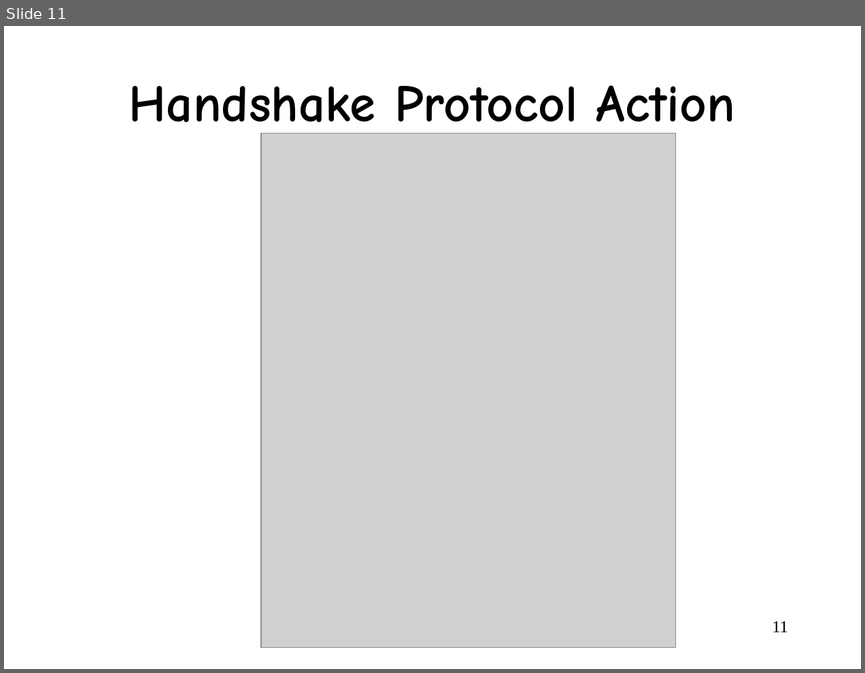
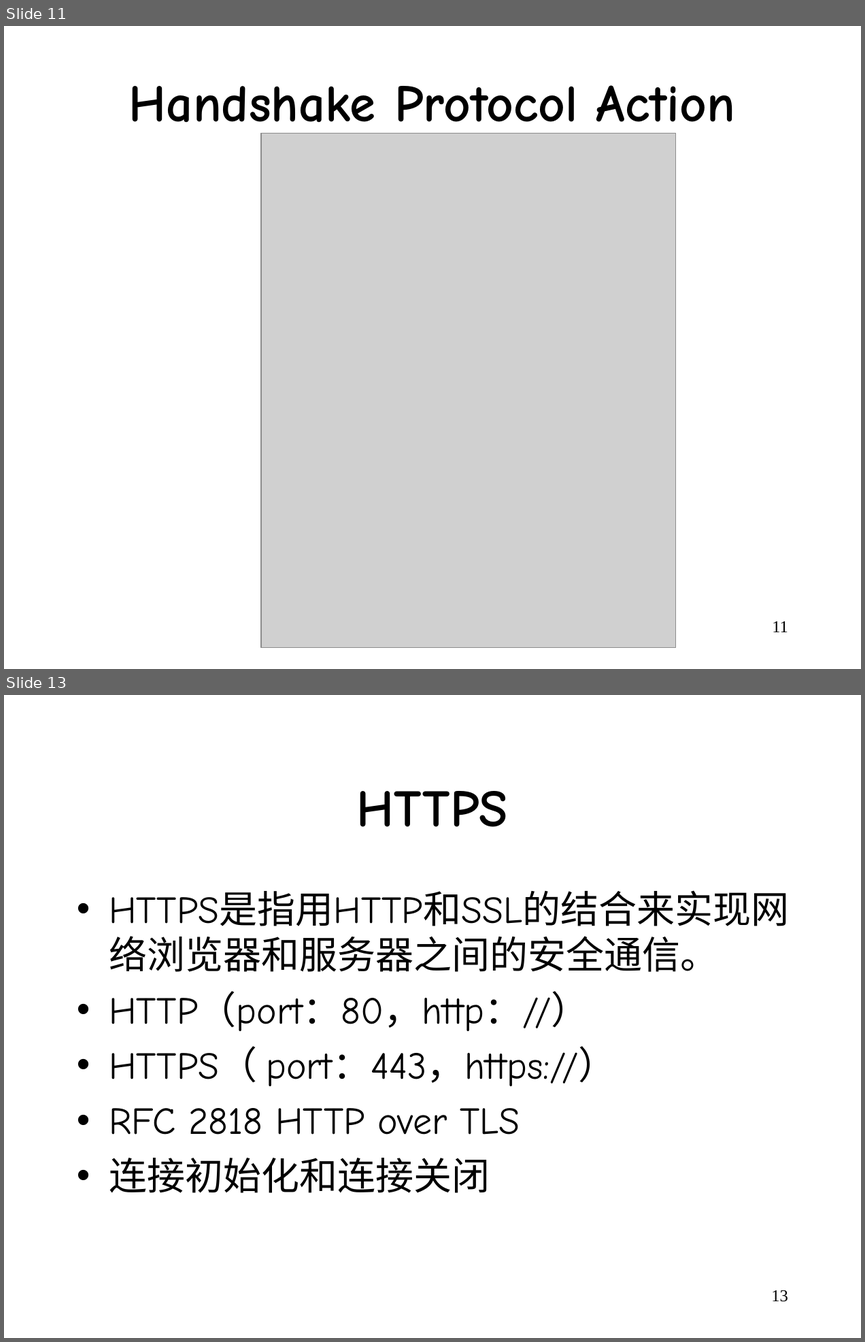
Before and after one commit to wangjin0818/Network_Security, a slide deck: week 08/Chapter 7.ppt. Shown one above the other, each under a label of ours: slide 11 before the commit, slides 11 and 13 after it; the slides between them are not shown. The pictures are 865x673 and 865x1342 pixels, drawn with LibreOffice and Linux fonts; fonts in the diff are those of the drawing; grey boxes stand for pictures. Boxes give left, top, right and bottom in pixels: in the first picture for what was removed or moved away, otherwise in the second. Text is boxed around its words. In the diff, an @@ line names an element or a change of style, - is before the commit and + after.

```diff
--- a/week 08/Chapter 7.ppt
+++ b/week 08/Chapter 7.ppt
@@ slide 13 added at [4,695,861,1338], background #FFFFFF @@
@@ title added at [357,791,508,827], 44 pt, text #000000, bold @@
+HTTPS
@@ text added at [109,936,718,1193], 32 pt, text #000000 @@
+• HTTPS是指用HTTP和SSL的结合来实现网络浏览器和服务器之间的安全通信。
+• HTTP（port：80，http：//）
+• HTTPS（ port：443，https://）
+• RFC 2818 HTTP over TLS
+• 连接初始化和连接关闭
@@ page number added at [771,1289,788,1302], 14 pt, text #000000 @@
+13
```
Also in this commit, not shown: 1 slide changed, 17 other slides added, 10 slides removed.
